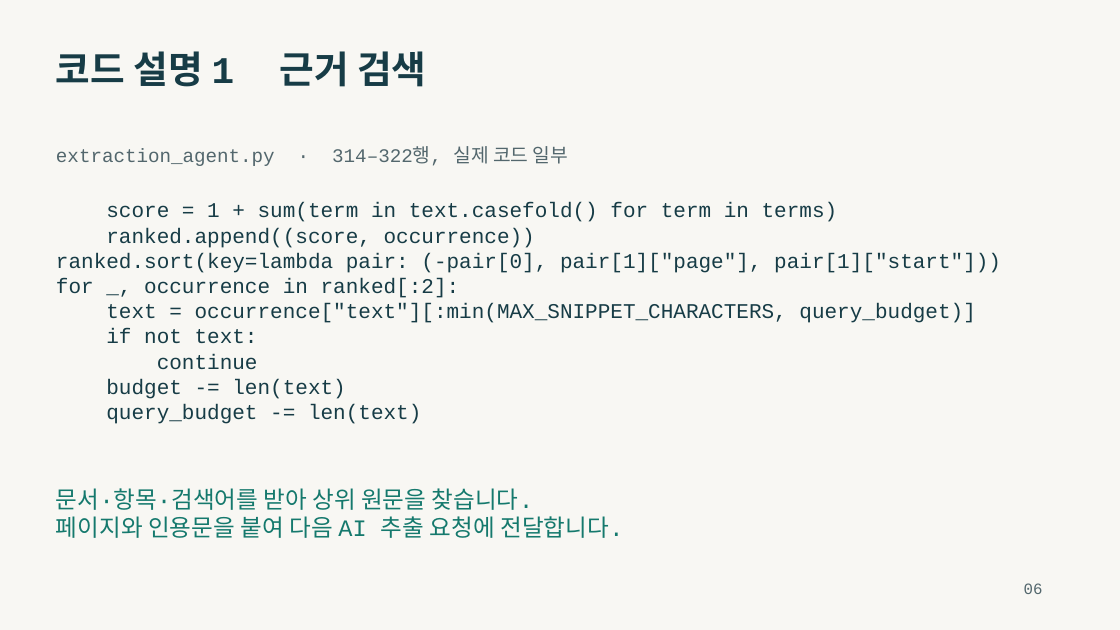
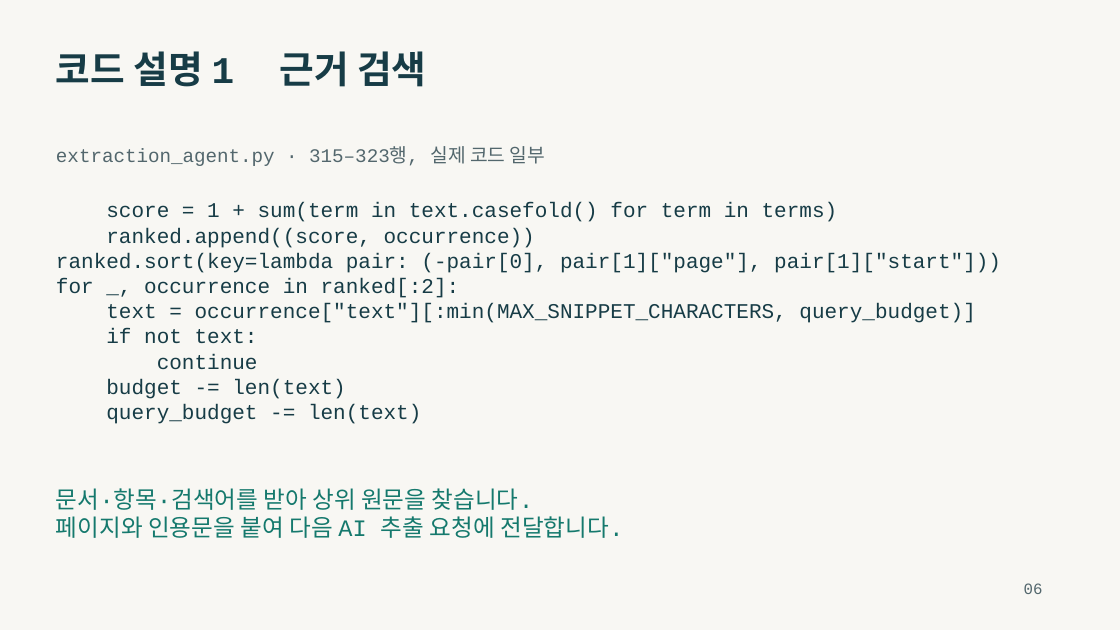
Before and after one commit to seogdo/transformer-spec-review, a slide deck: slide 6 of output/presentations/transformer-spec-review-presentation.pptx. Drawn at 1120x630 pixels with LibreOffice and Linux fonts; fonts in the diff are those of the drawing. Boxes give left, top, right and bottom in pixels: in the first picture for what was removed or moved away, otherwise in the second. Text is boxed around its words. In the diff, an @@ line names an element or a change of style, - is before the commit and + after.

```diff
--- a/output/presentations/transformer-spec-review-presentation.pptx
+++ b/output/presentations/transformer-spec-review-presentation.pptx
@@ text at bbox=[56, 146, 545, 166]: text changed @@
-extraction_agent.py · 314–322행, 실제 코드 일부
+extraction_agent.py · 315–323행, 실제 코드 일부
```
Also in this commit, not shown: 9 other slides changed, 16 other files.
